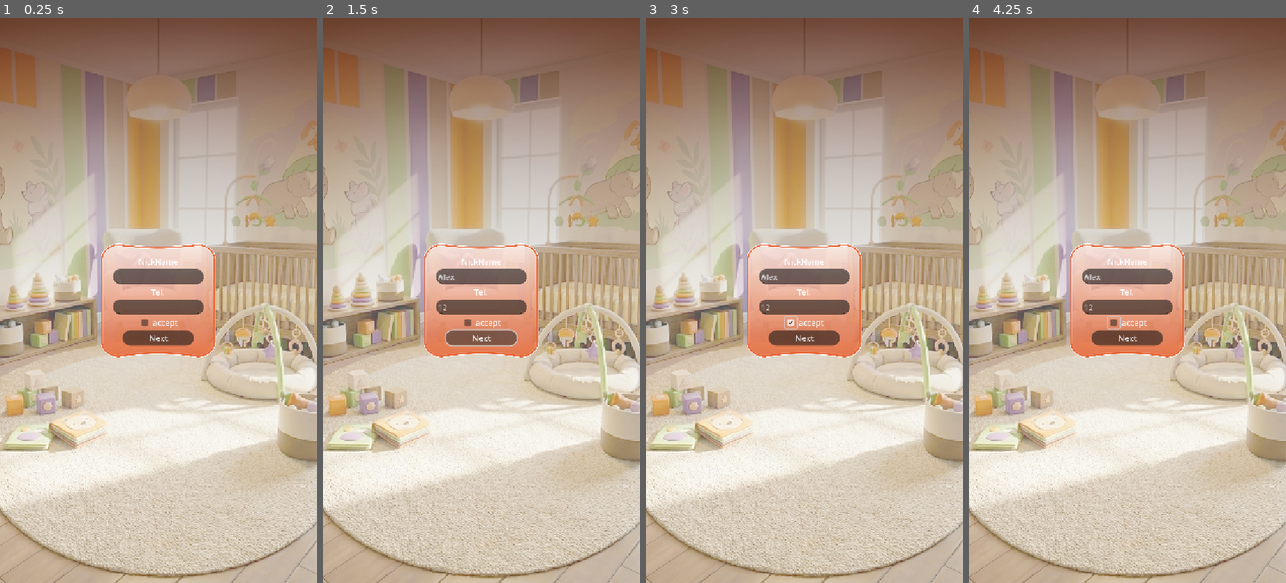
Above: before the commit, frames 1-4 (left to right).
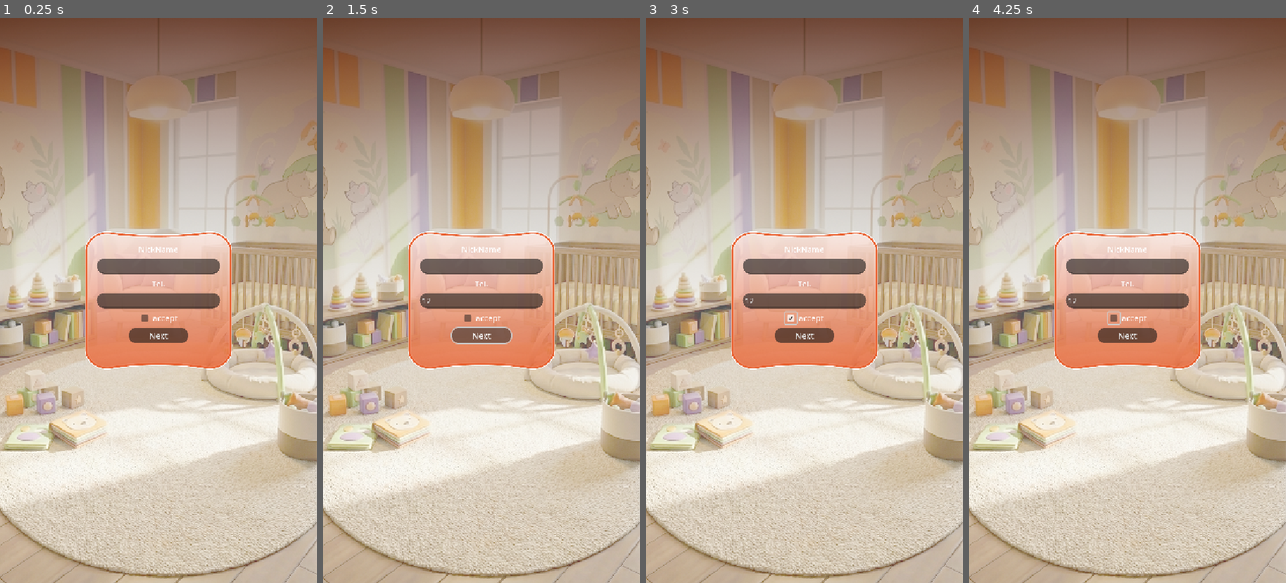
Above: after the commit, the same moments.

Repository: 6099sin/pro-c
Game: Godot game, scene res://scenes/ui/user_info.tscn
Same seed, same stepped clock (60 frames per second), same inputs: the game is played once before the commit and once after it. This scene is started directly instead of the project's main scene.
Inputs (mouse positions are in pixels of both pictures, inside the frame that each line leads up to; where the layout moved, square brackets give the same spot in the first picture):
- Up to frame 1 (0.25 s): no input
- Up to frame 2 (1.5 s): click (481, 277) at 0.52 s; type "Alex" at 0.6 s; click (481, 306) at 0.75 s; type "12" at 0.83 s; click "Next" at 1.25 s
- Up to frame 3 (3 s): click "Next" at 2 s; click (791, 317) [791, 323] at 2.75 s
- Up to frame 4 (4.25 s): click (1114, 317) [1114, 323] at 3.5 s

The runs differ from the first frame. In frame 1, 6.5% of the frame differs, in the area x 26-74%, y 37-63%; in frame 2, 6.6%; in frame 3, 6.6%; in frame 4, 6.6%.

Commit message:
add load map main

Diff:
--- a/scenes/ui/user_info.tscn
+++ b/scenes/ui/user_info.tscn
@@ -115,10 +115,10 @@
 anchor_top = 0.5
 anchor_right = 0.5
 anchor_bottom = 0.5
-offset_left = -96.0
-offset_top = -74.0
-offset_right = 96.0
-offset_bottom = 74.0
+offset_left = -151.00002
+offset_top = -141.0
+offset_right = 151.0
+offset_bottom = 141.0
 grow_horizontal = 2
 grow_vertical = 2
 theme_override_styles/panel = SubResource("StyleBoxFlat_ybqoc")
@@ -137,6 +137,7 @@
 
 [node name="VBoxContainer" type="VBoxContainer" parent="PanelContainer/MarginContainer"]
 layout_mode = 2
+theme_override_constants/separation = 8
 
 [node name="Label" type="Label" parent="PanelContainer/MarginContainer/VBoxContainer"]
 layout_mode = 2
@@ -174,8 +175,8 @@
 
 [node name="MarginContainer" type="MarginContainer" parent="PanelContainer/MarginContainer/VBoxContainer"]
 layout_mode = 2
-theme_override_constants/margin_left = 20
-theme_override_constants/margin_right = 20
+theme_override_constants/margin_left = 65
+theme_override_constants/margin_right = 65
 
 [node name="Button" type="Button" parent="PanelContainer/MarginContainer/VBoxContainer/MarginContainer"]
 layout_mode = 2
--- a/scripts/ui/user_info.gd
+++ b/scripts/ui/user_info.gd
@@ -1,6 +1,8 @@
 extends Control
 
 @onready var input_tel: LineEdit = $PanelContainer/MarginContainer/VBoxContainer/LineEditTel
+@onready var input_name: LineEdit = $PanelContainer/MarginContainer/VBoxContainer/LineEditName
+
 # Variable to store the last valid phone number
 var old_tel_text = ""
 # Create a Regular Expression tool
@@ -13,6 +15,7 @@
 # --- 2. Connect the Text Changed signal for the phone number ---
 	input_tel.text_changed.connect(_on_input_tel_changed)
 
+	$PanelContainer/MarginContainer/VBoxContainer/MarginContainer/Button.pressed.connect(_on_press_comfirm)
 # Called every frame. 'delta' is the elapsed time since the previous frame.
 func _process(delta: float) -> void:
 	pass
@@ -28,3 +31,8 @@
 		input_tel.set_caret_column(input_tel.text.length())
 
 # --- Button Logic ---
+func _on_press_comfirm()->void :
+
+	if input_name.text.is_empty() or input_tel.text.is_empty():
+		return
+	get_tree().change_scene_to_file("res://scenes/core/Main.tscn")
